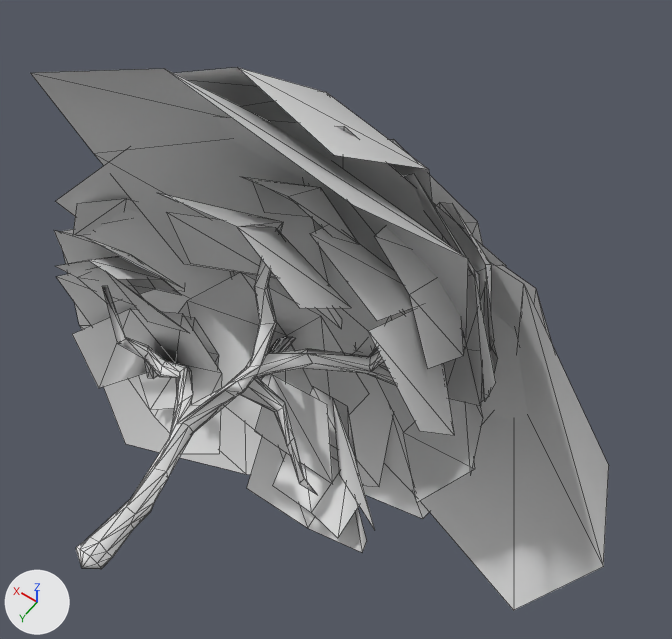
What one commit did to the glTF model client/assets/models/trees/tree_5_big.glb.
Camera for both pictures: a 50 mm camera at (-0.13, 0.052, 0.272) aimed at (-0.004, -0.125, -0.006). Arrows for +X, +Y and +Z are at lower left; the lights stay in place. Mesh edges are drawn as thin lines. Vertices at the same position are counted once.

Objects in the first picture: 'tree_5'.
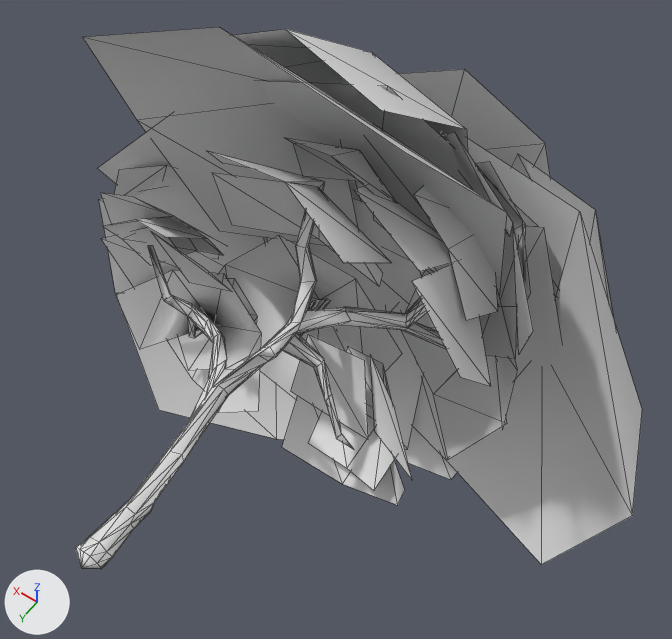
Changed parts and their boxes (x1, y1, x2, y2) in the pictures (672 x 639 px; the box of a moved part takes in the faces that stretch with it):
'tree_5', reshaped
    before: (31, 67, 609, 610)
    after: (76, 27, 642, 569)
part 1 of me_box01, moved or reshaped
    before: (424, 202, 494, 351)
    after: (469, 161, 531, 300)
part 2 of me_box01, moved or reshaped
    before: (481, 343, 498, 402)
    after: (516, 338, 518, 346)
part 3 of me_box01, moved or reshaped
    before: (374, 226, 464, 368)
    after: (414, 187, 498, 320)
part 4 of me_box01, moved or reshaped
    before: (495, 265, 552, 343)
    after: (511, 155, 614, 319)
part 5 of me_box01, moved or reshaped
    before: (273, 387, 360, 538)
    after: (309, 347, 396, 490)
part 6 of me_box01, moved or reshaped (not visible afterwards)
    before: (269, 277, 362, 354)
part 7 of me_box01, moved or reshaped
    before: (241, 177, 357, 241)
    after: (285, 138, 394, 199)
part 8 of me_box01, moved or reshaped
    before: (54, 231, 181, 303)
    after: (100, 193, 223, 266)
part 9 of me_box01, moved or reshaped
    before: (128, 317, 219, 433)
    after: (167, 279, 257, 389)
part 10 of me_box01, moved or reshaped
    before: (389, 139, 483, 245)
    after: (399, 69, 550, 177)
part 11 of me_box01, moved or reshaped
    before: (443, 323, 482, 406)
    after: (479, 277, 517, 359)
part 12 of me_box01, moved or reshaped
    before: (403, 174, 496, 400)
    after: (442, 132, 533, 354)
part 13 of me_box01, moved or reshaped
    before: (373, 313, 483, 502)
    after: (401, 269, 517, 459)
part 14 of me_box01, moved or reshaped
    before: (310, 228, 454, 435)
    after: (355, 186, 490, 386)
part 15 of me_box01, moved or reshaped
    before: (31, 69, 468, 335)
    after: (83, 27, 507, 293)
part 16 of me_box01, moved or reshaped
    before: (255, 375, 333, 484)
    after: (291, 334, 368, 440)
part 17 of me_box01, moved or reshaped
    before: (333, 399, 375, 530)
    after: (370, 355, 412, 480)
part 18 of me_box01, moved or reshaped
    before: (247, 437, 367, 552)
    after: (282, 395, 404, 505)
part 19 of me_box01, moved or reshaped
    before: (73, 199, 142, 237)
    after: (114, 165, 181, 197)
part 20 of me_box01, moved or reshaped
    before: (363, 464, 429, 519)
    after: (405, 426, 457, 480)
part 21 of me_box01, moved or reshaped
    before: (158, 193, 351, 329)
    after: (207, 151, 391, 286)
part 22 of me_box01, moved or reshaped
    before: (56, 67, 609, 610)
    after: (98, 29, 642, 565)

Edits to the bpy script that builds the scene:
```text
Change me_box01:
    remove me_box01.from_pydata(...)  # 473 vertices, 595 faces; spans x -0.129..0.121, y -0.189..0.002, z -0.129..0.112
    add me_box01.from_pydata(...)  # 473 vertices, 595 faces; spans x -0.129..0.121, y -0.246..0.002, z -0.129..0.112
    me_box01 part 1: the loose piece of 9 vertices spanning x -0.07..-0.018, y -0.152..-0.117, z 0.008..0.063 is moved by (0.0, -0.024, 0.0)
    me_box01 part 2: the loose piece of 9 vertices spanning x -0.064..-0.022, y -0.173..-0.135, z -0.048..0.002 is scaled about its middle by (1, 1.36, 1), then moved by (0.0, -0.044, 0.0)
    me_box01 part 3: the loose piece of 9 vertices spanning x -0.058..-0.011, y -0.156..-0.102, z 0.002..0.05 is moved by (0.0, -0.024, 0.0)
    me_box01 part 4: the loose piece of 9 vertices spanning x -0.103..-0.011, y -0.183..-0.13, z -0.075..0.011 is scaled about its middle by (1, 1.36, 1), then moved by (0.0, -0.045, 0.0)
    me_box01 part 5: the loose piece of 9 vertices spanning x -0.048..-0.005, y -0.108..-0.069, z -0.059..-0.012 is moved by (0.0, -0.024, 0.0)
    me_box01 part 6: the loose piece of 9 vertices spanning x -0.007..0.049, y -0.161..-0.119, z -0.068..-0.013 is moved by (0.0, -0.024, 0.0)
    me_box01 part 7: the loose piece of 9 vertices spanning x -0.012..0.032, y -0.141..-0.114, z 0.025..0.059 is moved by (0.0, -0.024, 0.0)
    me_box01 part 8: the loose piece of 14 vertices spanning x 0.03..0.087, y -0.092..-0.068, z -0.003..0.045 is moved by (0.0, -0.024, 0.0)
    me_box01 part 9: the loose piece of 12 vertices spanning x 0.022..0.067, y -0.096..-0.067, z -0.058..-0.007 is moved by (0.0, -0.024, 0.0)
    me_box01 part 10: the loose piece of 9 vertices spanning x -0.05..0.08, y -0.189..-0.144, z -0.089..0.046 is scaled about its middle by (1, 1.36, 1), then moved by (0.0, -0.048, 0.0)
    me_box01 part 11: the loose piece of 6 vertices spanning x -0.072..0.004, y -0.156..-0.114, z -0.012..0.052 is moved by (0.0, -0.024, 0.0)
    me_box01 part 12: the loose piece of 7 vertices spanning x -0.078..-0.012, y -0.151..-0.104, z 0.01..0.076 is moved by (0.0, -0.024, 0.0)
    me_box01 part 13: the loose piece of 11 vertices spanning x -0.075..-0.008, y -0.151..-0.104, z -0.062..0.016 is moved by (0.0, -0.024, 0.0)
    me_box01 part 14: the loose piece of 11 vertices spanning x -0.07..0.004, y -0.14..-0.081, z -0.013..0.063 is moved by (0.0, -0.024, 0.0)
    me_box01 part 15: the loose piece of 10 vertices spanning x -0.055..0.098, y -0.149..-0.085, z -0.026..0.112 is moved by (0.0, -0.024, 0.0)
    me_box01 part 16: the loose piece of 4 vertices spanning x -0.032..0.009, y -0.1..-0.084, z -0.049..-0.009 is moved by (0.0, -0.024, 0.0)
    me_box01 part 17: the loose piece of 4 vertices spanning x -0.06..-0.023, y -0.097..-0.071, z -0.044..0.003 is moved by (0.0, -0.024, 0.0)
    me_box01 part 18: the loose piece of 6 vertices spanning x -0.06..0.009, y -0.096..-0.066, z -0.071..-0.026 is moved by (0.0, -0.024, 0.0)
    me_box01 part 19: the loose piece of 10 vertices spanning x 0.075..0.115, y -0.132..-0.099, z -0.049..0.011 is moved by (0.0, -0.024, 0.0)
    me_box01 part 20: the loose piece of 12 vertices spanning x -0.061..0.014, y -0.166..-0.111, z -0.109..-0.063 is moved by (0.0, -0.024, 0.0)
    me_box01 part 21: the loose piece of 12 vertices spanning x -0.025..0.046, y -0.116..-0.087, z 0.014..0.069 is moved by (0.0, -0.024, 0.0)
    me_box01 part 22: 220 of 473 vertices moved; they spanned x -0.129..0.121, y -0.17..-0.035, z -0.129..0.098 and now span x -0.129..0.121, y -0.22..-0.043, z -0.129..0.098; mean shift (0.0, -0.023, 0.0); largest move (0.015, -0.17, -0.027) -> (0.015, -0.22, -0.027)
```
